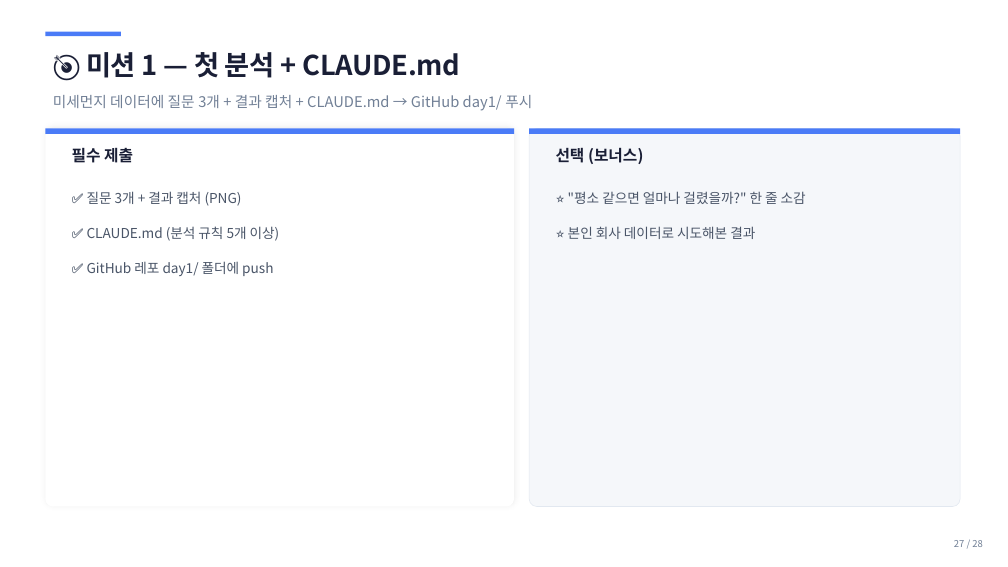
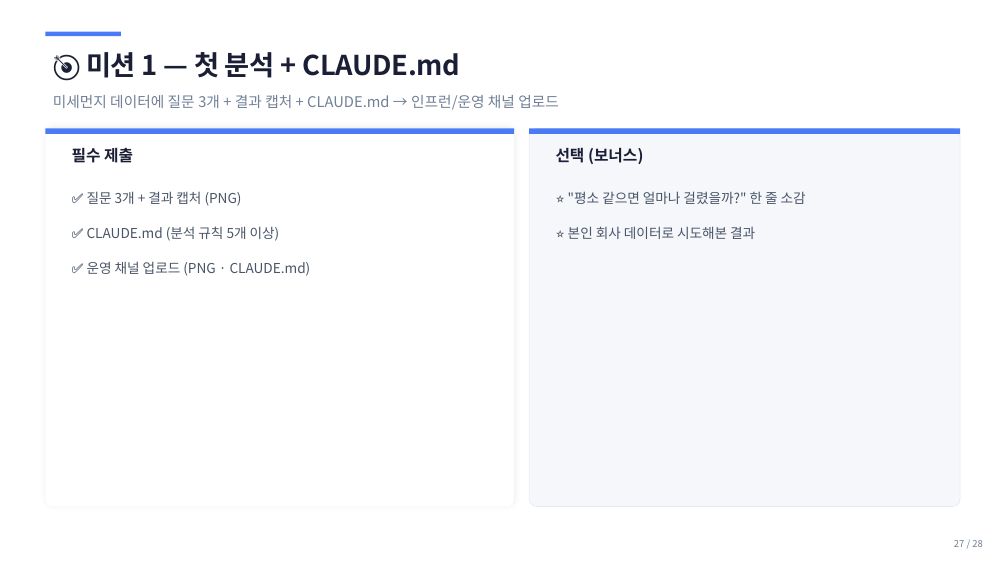
Before and after one commit to sujinpark-datapopcorn/inflearn_ccd_challenge, a slide deck: slide 27 of ppt/b2g_day1_setup.pptx. Drawn at 1008x567 pixels with LibreOffice and Linux fonts; fonts in the diff are those of the drawing. Boxes give left, top, right and bottom in pixels: in the first picture for what was removed or moved away, otherwise in the second. Text is boxed around its words. In the diff, an @@ line names an element or a change of style, - is before the commit and + after.

```diff
--- a/ppt/b2g_day1_setup.pptx
+++ b/ppt/b2g_day1_setup.pptx
@@ text at (x1=53, y1=95, x2=559, y2=110): text changed @@
-미세먼지 데이터에 질문 3개 + 결과 캡처 + CLAUDE.md → GitHub day1/ 푸시
+미세먼지 데이터에 질문 3개 + 결과 캡처 + CLAUDE.md → 인프런/운영 채널 업로드
@@ text at (x1=87, y1=261, x2=311, y2=276): text changed @@
-✅ GitHub 레포 day1/ 폴더에 push
+✅ 운영 채널 업로드 (PNG · CLAUDE.md)
```
Also in this commit, not shown: 13 other slides changed, 2 slides added, 2 slides removed, 8 other files.
